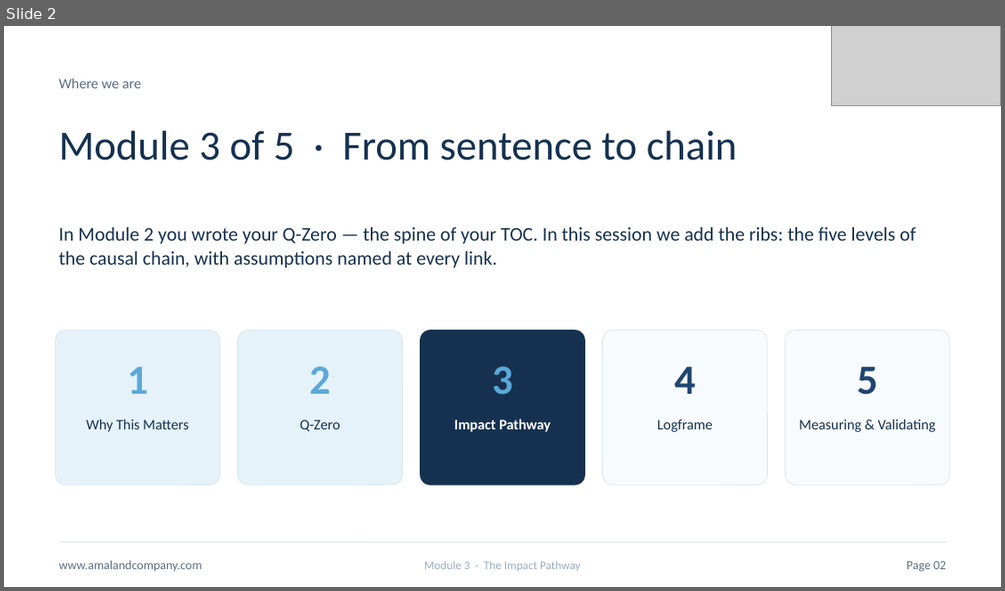
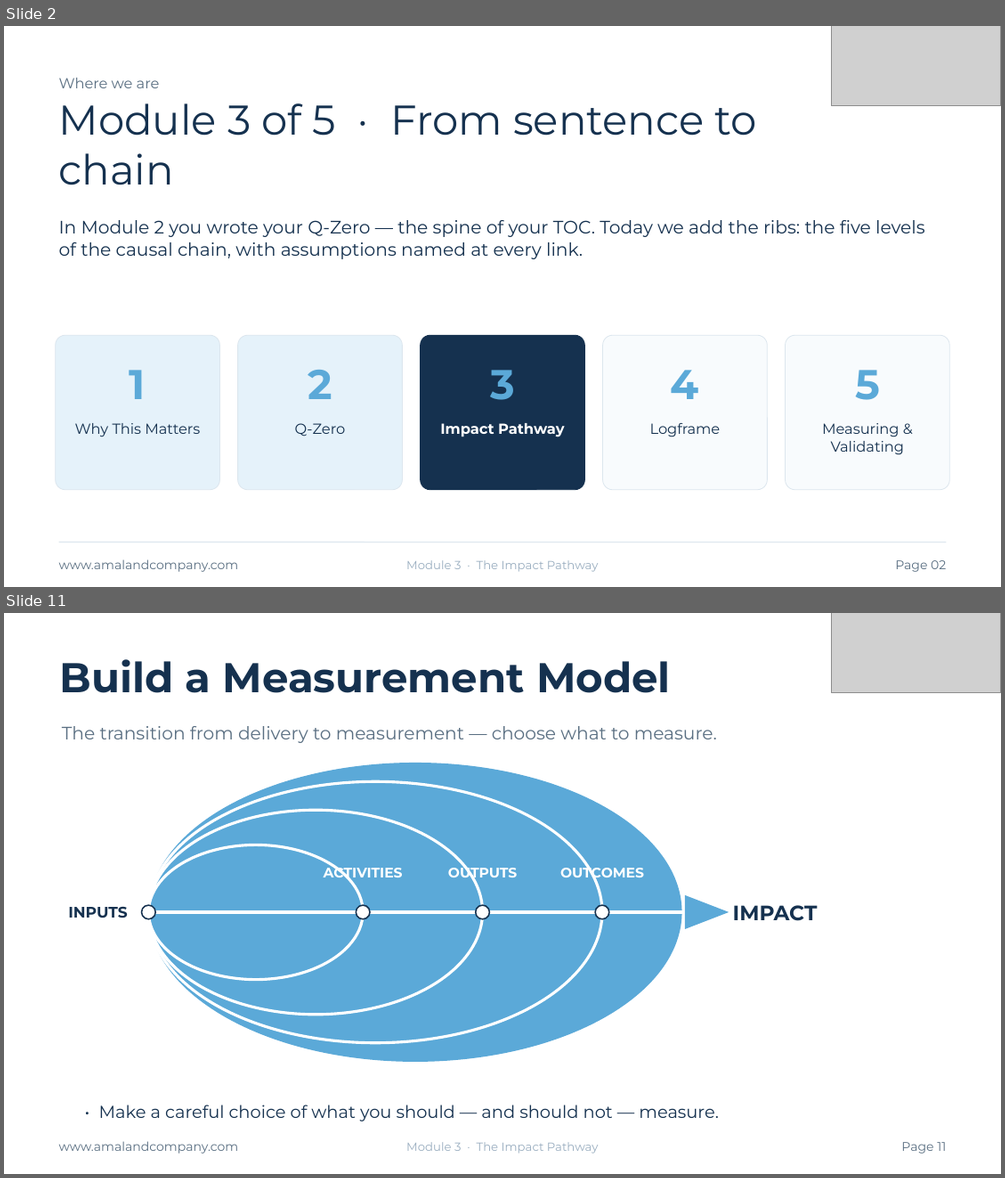
Before and after one commit to gihan-oss/TOCProgram, a slide deck: public/slides/module-3-impact-pathway.pptx. Shown one above the other, each under a label of ours: slide 2 before the commit, slides 2 and 11 after it; the slides between them are not shown. The pictures are 1005x591 and 1005x1178 pixels, drawn with LibreOffice and Linux fonts; fonts in the diff are those of the drawing; grey boxes stand for pictures. Boxes give left, top, right and bottom in pixels: in the first picture for what was removed or moved away, otherwise in the second. Text is boxed around its words. In the diff, an @@ line names an element or a change of style, - is before the commit and + after.

```diff
--- a/public/slides/module-3-impact-pathway.pptx
+++ b/public/slides/module-3-impact-pathway.pptx
@@ slide 11 added at (4,613,1001,1174), background #FFFFFF @@
@@ picture added at (832,613,1001,693) @@
@@ text added at (60,659,671,693), 30 pt, text #15314F, bold @@
+Build a Measurement Model
@@ text added at (62,726,717,743), 13 pt, text #5A6F82 @@
+The transition from delivery to measurement — choose what to measure.
@@ ellipse added at (148,763,682,1062), fill #5BA9D8 @@
@@ ellipse added at (148,781,602,1043), outline #FFFFFF 2 pt @@
@@ ellipse added at (148,811,483,1014), outline #FFFFFF 2 pt @@
@@ ellipse added at (148,845,363,980), outline #FFFFFF 2 pt @@
@@ text added at (324,864,403,881), 10 pt, text #FFFFFF, bold @@
+ACTIVITIES
@@ text added at (448,864,517,881), 10 pt, text #FFFFFF, bold @@
+OUTPUTS
@@ text added at (560,864,644,881), 10 pt, text #FFFFFF, bold @@
+OUTCOMES
@@ ellipse added at (142,905,155,919), fill #FFFFFF, outline #15314F 1 pt @@
@@ ellipse added at (356,905,370,919), fill #FFFFFF, outline #15314F 1 pt @@
@@ ellipse added at (476,905,489,919), fill #FFFFFF, outline #15314F 1 pt @@
@@ ellipse added at (595,905,609,919), fill #FFFFFF, outline #15314F 1 pt @@
@@ triangle added at (685,895,728,929), fill #5BA9D8 @@
@@ text added at (733,905,817,921), 15 pt, text #15314F, bold @@
+IMPACT
@@ text added at (68,907,128,918), 11 pt, text #15314F, bold @@
+INPUTS
@@ line added from (148, 912) to (687, 912), #FFFFFF 2 pt @@
@@ text added at (99,1104,718,1121), 12.5 pt, text #15314F @@
+• Make a careful choice of what you should — and should not — measure.
@@ text added at (59,1141,239,1153), 9 pt, text #5A6F82 @@
+www.amalandcompany.com
@@ text added at (406,1142,599,1153), 8.5 pt, text #9AAEC0 @@
+Module 3 · The Impact Pathway
@@ text added at (901,1142,946,1153), 9 pt, text #5A6F82 @@
+Page 11
@@ slide 2 changed as well @@
@@ text at (59,220,925,259): text changed; size 14 to 13 pt; font Calibri to Montserrat @@
-In Module 2 you wrote your Q-Zero — the spine of your TOC. In this session we add the ribs: the five levels of the causal chain, with assumptions named at every link.
+In Module 2 you wrote your Q-Zero — the spine of your TOC. Today we add the ribs: the five levels of the causal chain, with assumptions named at every link.
@@ 5 rounded rectangles: place and size @@
-5 rounded rectangles at (56,330,949,484)
+5 rounded rectangles at (56,335,949,490)
@@ text "4" at (671,370,699,399): font Calibri to Montserrat, text colour #1F4570 to #5BA9D8 @@
@@ text "5" at (855,370,880,400): font Calibri to Montserrat, text colour #1F4570 to #5BA9D8 @@
@@ font Calibri to Montserrat in 13 elements at (59,78,160,88), (59,103,757,185), (59,559,239,572), (406,560,599,572), (895,560,946,572), (129,370,146,399), (75,423,200,436), (307,370,332,399), (295,423,346,436), (490,370,515,400), (822,423,904,455), (440,423,564,437), (650,423,720,437) @@
```
Also in this commit, not shown: 12 other slides changed, 10 other slides added, 2 slides removed.
